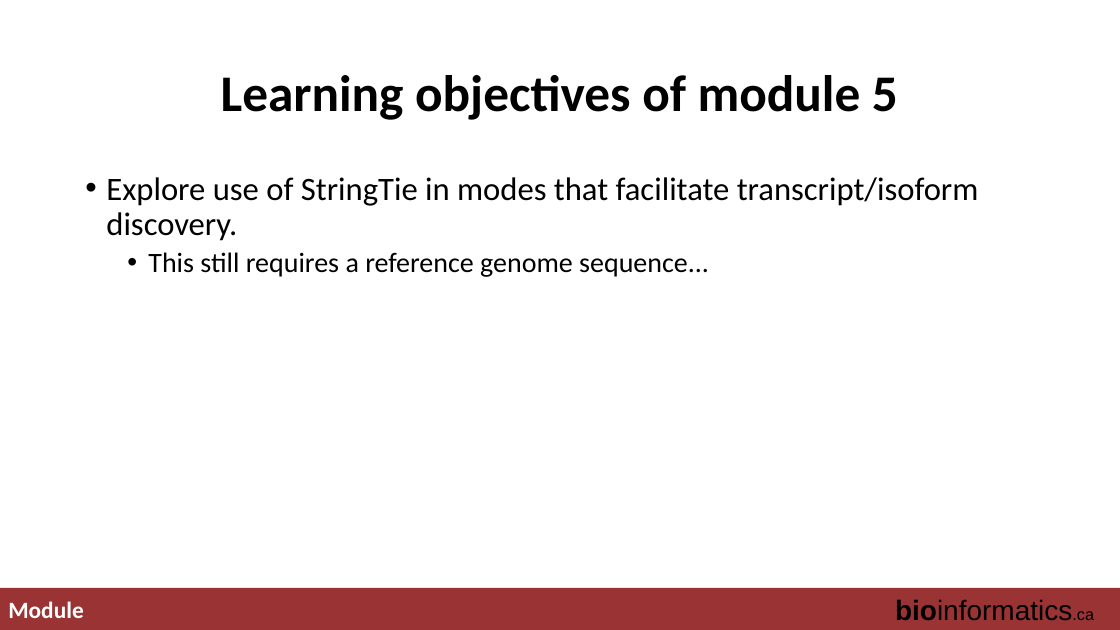
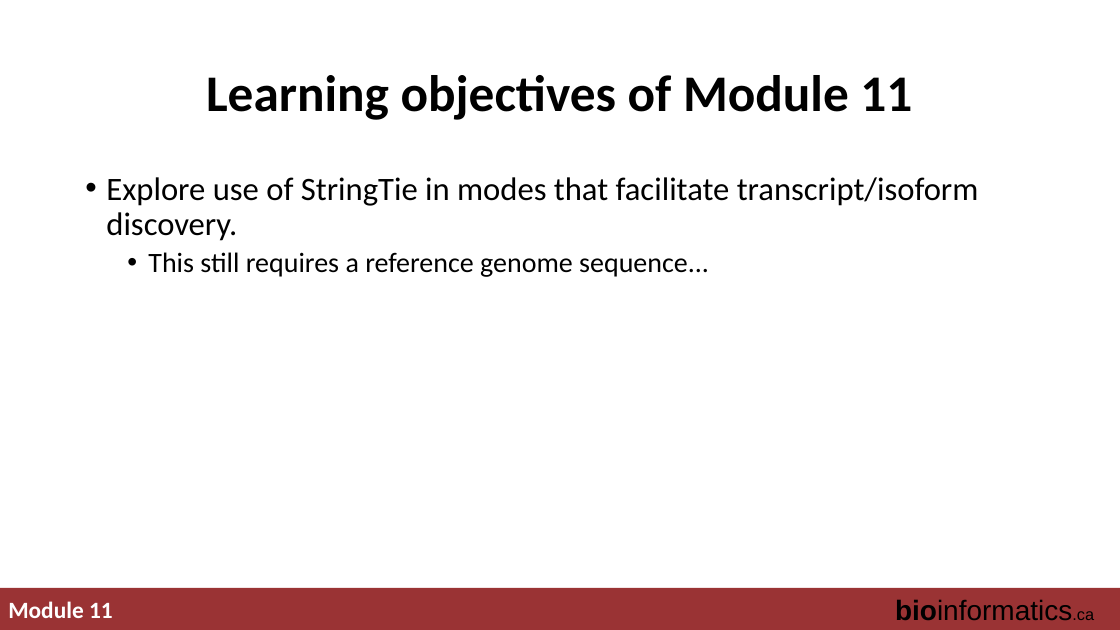
Before and after one commit to griffithlab/rnabio.org, a slide deck: slide 5 of assets/lectures/cbw-cshl/2019/full/RNASeq_Module5_Lecture.pptx. Drawn at 1120x630 pixels with LibreOffice and Linux fonts; fonts in the diff are those of the drawing. Boxes give left, top, right and bottom in pixels: in the first picture for what was removed or moved away, otherwise in the second. Text is boxed around its words. In the diff, an @@ line names an element or a change of style, - is before the commit and + after.

Commit message:
update module numbers

```diff
--- a/assets/lectures/cbw-cshl/2019/full/RNASeq_Module5_Lecture.pptx
+++ b/assets/lectures/cbw-cshl/2019/full/RNASeq_Module5_Lecture.pptx
@@ title at [206, 75, 912, 120]: text changed @@
-Learning objectives of module 5
+Learning objectives of Module 11
@@ text at [8, 601, 113, 618]: text changed @@
-Module
+Module 11
```
Also in this commit, not shown: 13 other slides changed, 1 slide removed, 4 other files.
